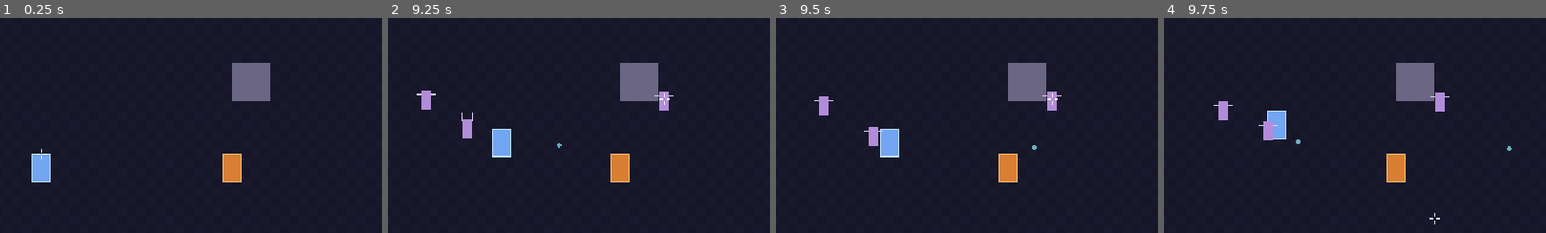
Above: before the commit, frames 1-4 (left to right).
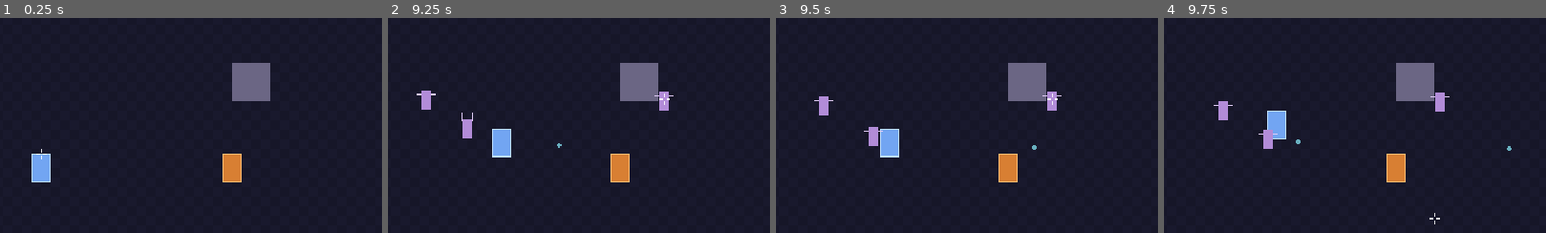
Above: after the commit, the same moments.

Repository: Kroustille/hypnagogia
Game: Godot game, scene res://main/main.tscn
Two runs of this game, one before a commit and one after it. Both use one fixed random seed, a clock stepped at 60 frames per second and the inputs below.
Inputs (mouse positions are % of the whole screen's width and height, from its top left):
- Up to frame 1 (0.25 s): no input
- Up to frame 2 (9.25 s): tap Enter at 0.5 s; move the mouse to (72, 45) at 0.52 s; hold D (move_right) 0.53-1.25 s; tap Space (dash) at 0.6 s; click (72, 45) at 0.67 s; drag from (30, 55) to (65, 53) at 1.27 s; move the mouse to (60, 28) at 2.02 s; hold D (move_right) 2.03-2.75 s; tap Shift (power_2) at 2.1 s; drag from (45, 70) to (75, 53) at 2.77 s; move the mouse to (80, 65) at 3.52 s; hold A (move_left) 3.53-4.25 s; tap Alt at 3.6 s; drag from (20, 35) to (25, 71) at 4.27 s; move the mouse to (55, 50) at 5.02 s; hold S (move_down) 5.03-5.75 s; tap 1 at 5.1 s; click (55, 50) at 5.17 s; drag from (35, 25) to (81, 34) at 5.77 s; move the mouse to (72, 45) at 6.52 s; hold W (move_up) 6.53-7.25 s; tap 3 at 6.6 s; drag from (30, 55) to (81, 37) at 7.27 s; move the mouse to (60, 28) at 8.02 s; hold S (move_down) 8.03-8.75 s; tap 5 at 8.1 s; drag from (45, 70) to (81, 37) at 8.77 s
- Up to frame 3 (9.5 s): no input
- Up to frame 4 (9.75 s): move the mouse to (80, 65) at 9.52 s; hold W (move_up) from 9.53 s (still down); tap 7 at 9.6 s; click (80, 65) at 9.67 s
The pictures show only the part of the screen within x 45-95%, y 18-68%; the shares and areas given below are measured in that part.

Frames 1-3 are identical in both runs. In frame 4, 0.2% of the frame differs, in the area x 24-30%, y 48-61%.

Commit message:
fix(enemies): cap the sheep charge and stop the sleepwalker shoving the player
The sheep charge ends at rest after max_charge_distance tiles; the sleepwalker no longer presses into a body it touches.

Co-Authored-By: Claude Sonnet 5.5 <noreply@anthropic.com>

Diff:
--- a/game/data/enemies/sheep.tres
+++ b/game/data/enemies/sheep.tres
@@ -11,6 +11,7 @@
 backup_speed = 2.0
 charge_speed = 10.0
 stun_duration = 1.0
+max_charge_distance = 45.0
 id = &"sheep"
 scene = ExtResource("2_scene")
 max_hp = 50.0
--- a/game/enemies/sheep/sheep.gd
+++ b/game/enemies/sheep/sheep.gd
@@ -37,6 +37,10 @@
 var _backup_px: float = 0.0 # speed, pixels per second
 var _backup_seconds: float = 0.0 # backup_distance / backup_speed, 0 when either is invalid
 var _charge_px: float = 0.0
+## Pixels a charge may cover before it stops by itself, 0 = no limit.
+var _max_charge_px: float = 0.0
+## Pixels covered by the current charge.
+var _charge_travelled_px: float = 0.0
 var _stun_seconds: float = 0.0
 var _ticks_left: float = 0.0 # rest, backup or stun
 var _charge_direction: Vector2 = Vector2.ZERO
@@ -68,6 +72,8 @@
 	var backup_distance_px: float = _bounded_px(_sheep_def.backup_distance, "backup_distance")
 	_backup_seconds = backup_distance_px / _backup_px if _backup_px > 0.0 else 0.0
 	_charge_px = _bounded_px(_sheep_def.charge_speed, "charge_speed")
+	if is_finite(_sheep_def.max_charge_distance) and _sheep_def.max_charge_distance > 0.0:
+		_max_charge_px = _sheep_def.max_charge_distance * Const.TILE_SIZE
 	if _charge_px <= 0.0:
 		_inert = true
 		Log.error("combat", "sheep charge_speed=%s is invalid, it never charges" % _sheep_def.charge_speed)
@@ -128,7 +134,9 @@
 ## The first wall touched stuns; anything else touched only ends the charge. Never slides on (the one slide of the
 ## tick of the impact, less than a step, is accepted: afterwards it does not move).
 func _process_charge(clock_scale: float) -> void:
+	var before: Vector2 = global_position
 	_move_in_direction(_charge_direction, _charge_px, clock_scale)
+	_charge_travelled_px += before.distance_to(global_position)
 	var count: int = get_slide_collision_count()
 	var walled: bool = false
 	for i: int in count:
@@ -142,6 +150,9 @@
 		_blocker_name = ""
 		_enter(State.STUN)
 	elif count > 0:
+		_enter(State.REST)
+	elif _max_charge_px > 0.0 and _charge_travelled_px >= _max_charge_px:
+		Log.debug("combat", "%s charge exhausted after %.1f tiles" % [name, _charge_travelled_px / Const.TILE_SIZE])
 		_enter(State.REST)
 
 
@@ -181,6 +192,7 @@
 			_ticks_left = _backup_seconds * Engine.physics_ticks_per_second
 		State.CHARGE:
 			_sprite.texture = _charge_texture
+			_charge_travelled_px = 0.0
 			var body: PhysicsBody2D = _target as PhysicsBody2D if is_instance_valid(_target) else null
 			if is_instance_valid(body) and _excepted_body == null:
 				add_collision_exception_with(body)
--- a/game/enemies/sheep/sheep_def.gd
+++ b/game/enemies/sheep/sheep_def.gd
@@ -13,5 +13,8 @@
 @export_range(0.0, 20.0, 0.1, "or_greater") var backup_speed: float = 0.0
 ## Speed of the charge.
 @export_range(0.0, 40.0, 0.1, "or_greater") var charge_speed: float = 0.0
+## Safety net: a charge that has covered this many tiles without touching anything stops, with no stun (story 4.3:
+## a pit or an open door would let it run forever). 0 = no limit. Above the diagonal of a one-screen room.
+@export_range(0.0, 200.0, 0.5, "or_greater") var max_charge_distance: float = 0.0
 ## Duration of the stun after hitting a wall.
 @export_range(0.0, 10.0, 0.05, "or_greater") var stun_duration: float = 0.0
--- a/game/enemies/sleepwalker/sleepwalker.gd
+++ b/game/enemies/sleepwalker/sleepwalker.gd
@@ -66,7 +66,7 @@
 	if _distance_to_target() < _trigger_range_px:
 		_enter(State.TELEGRAPH)
 		return
-	_move_toward(_target_position(), _walk_speed_px, clock_scale)
+	_advance(_walk_speed_px, clock_scale)
 
 
 func _process_telegraph(_clock_scale: float) -> void:
@@ -78,8 +78,21 @@
 	if _rush_ticks_left <= TICK_EPSILON:
 		_enter(State.CHASE)
 		return
-	_move_toward(_target_position(), _rush_speed_px, clock_scale)
+	_advance(_rush_speed_px, clock_scale)
 	_rush_ticks_left -= clock_scale
+
+
+## Walks toward the target, except into a body it already touches: pressing on the player would make the player's own
+## penetration recovery shove it (story 4.3: never push a motionless player toward a pit).
+func _advance(speed_px: float, clock_scale: float) -> void:
+	var point: Vector2 = _target_position()
+	var to: Vector2 = point - global_position
+	var step: Vector2 = to.normalized() * speed_px * clock_scale / Engine.physics_ticks_per_second if to.length_squared() >= 1e-6 else Vector2.ZERO
+	var collision: KinematicCollision2D = KinematicCollision2D.new()
+	if step != Vector2.ZERO and test_move(global_transform, step, collision) and collision.get_collider() == _target:
+		velocity = Vector2.ZERO
+		return
+	_move_toward(point, speed_px, clock_scale)
 
 
 ## The only place that writes _state.
--- /dev/null
+++ b/game/tests/integration/rooms/test_sheep_and_sleepwalker_pits.gd
@@ -0,0 +1,51 @@
+extends GutTest
+## Safety nets next to the pits (story 4.3): a sheep charge ends by itself, a sleepwalker never shoves a still player.
+
+const ROOM: String = "res://tests/fixtures/rooms/start_room.tscn"
+const SHEEP_DEF: SheepDef = preload("res://data/enemies/sheep.tres")
+const SLEEPWALKER_DEF: EnemyDef = preload("res://data/enemies/sleepwalker.tres")
+## Diagonal of a one-screen room, in tiles (36 x 19 playable).
+const ROOM_DIAGONAL_TILES: float = 41.0
+
+var _harness: RoomHarness
+
+
+func before_each() -> void:
+	_harness = RoomHarness.new()
+	add_child(_harness)
+	_harness.start(ROOM)
+
+
+func after_each() -> void:
+	_harness.release()
+
+
+func test_the_real_sheep_limit_exceeds_a_room_diagonal() -> void:
+	assert_gt(SHEEP_DEF.max_charge_distance, ROOM_DIAGONAL_TILES)
+
+
+func test_a_sheep_charge_that_touches_nothing_ends_at_rest_without_a_stun() -> void:
+	var def: SheepDef = SHEEP_DEF.duplicate() as SheepDef
+	def.max_charge_distance = 2.0
+	_harness.player.global_position = Vector2(560.0, 40.0)
+	var sheep: Sheep = _harness.room.spawn_enemy(def, Vector2(300.0, 40.0)) as Sheep
+	assert_not_null(sheep)
+	var charged: bool = await _harness.until(func() -> bool: return sheep._state == Sheep.State.CHARGE, 200)
+	assert_true(charged, "the sheep charges toward the player")
+	var start_x: float = sheep.global_position.x
+	var ended: bool = await _harness.until(func() -> bool: return sheep._state != Sheep.State.CHARGE, 60)
+	assert_true(ended, "the charge stops by itself")
+	assert_eq(sheep._state, Sheep.State.REST, "at rest, not stunned")
+	assert_almost_eq(sheep.global_position.x - start_x, 2.0 * Const.TILE_SIZE, 4.0, "after about 2 tiles")
+
+
+func test_a_sleepwalker_does_not_shove_a_still_player() -> void:
+	_harness.player.global_position = Vector2(300.0, 160.0)
+	var walker: Enemy = _harness.room.spawn_enemy(SLEEPWALKER_DEF, Vector2(348.0, 160.0))
+	assert_not_null(walker)
+	_harness.player.global_position = Vector2(300.0, 160.0)
+	var worst: float = 0.0
+	for i: int in 240: # long enough for a walk, the raised arms and the rush
+		await _harness.ticks(1)
+		worst = maxf(worst, _harness.player.global_position.distance_to(Vector2(300.0, 160.0)))
+	assert_lt(worst, 1.0, "the player never moved by 1 px")
Not shown, added: game/tests/integration/rooms/test_sheep_and_sleepwalker_pits.gd.uid
